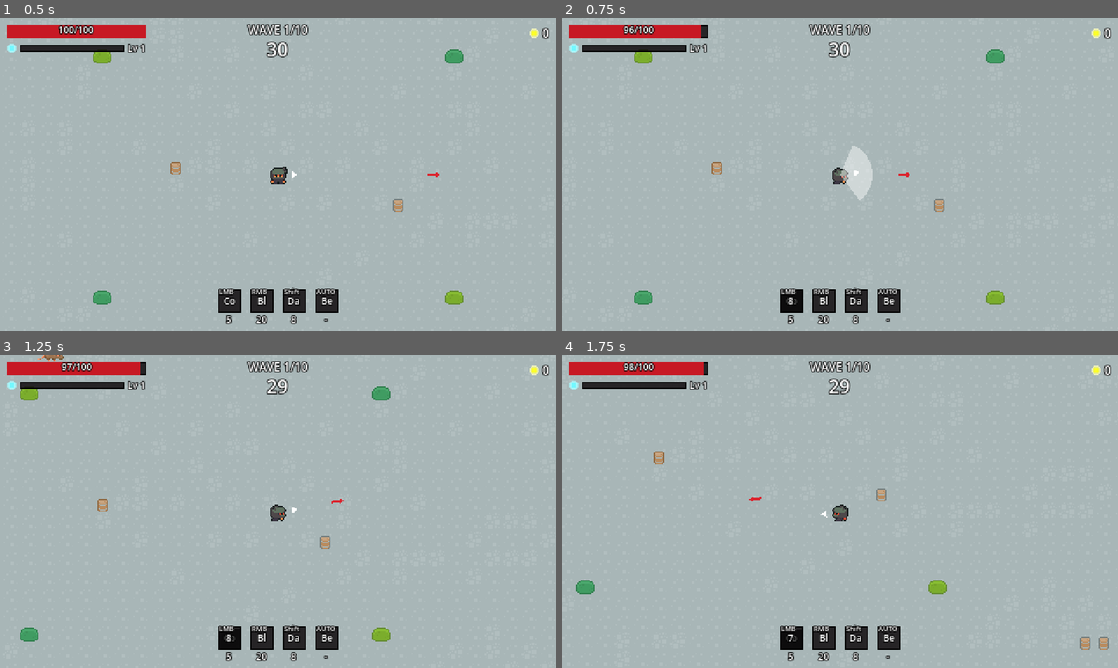
Above: before the commit, frames 1-4 (two rows, left to right).
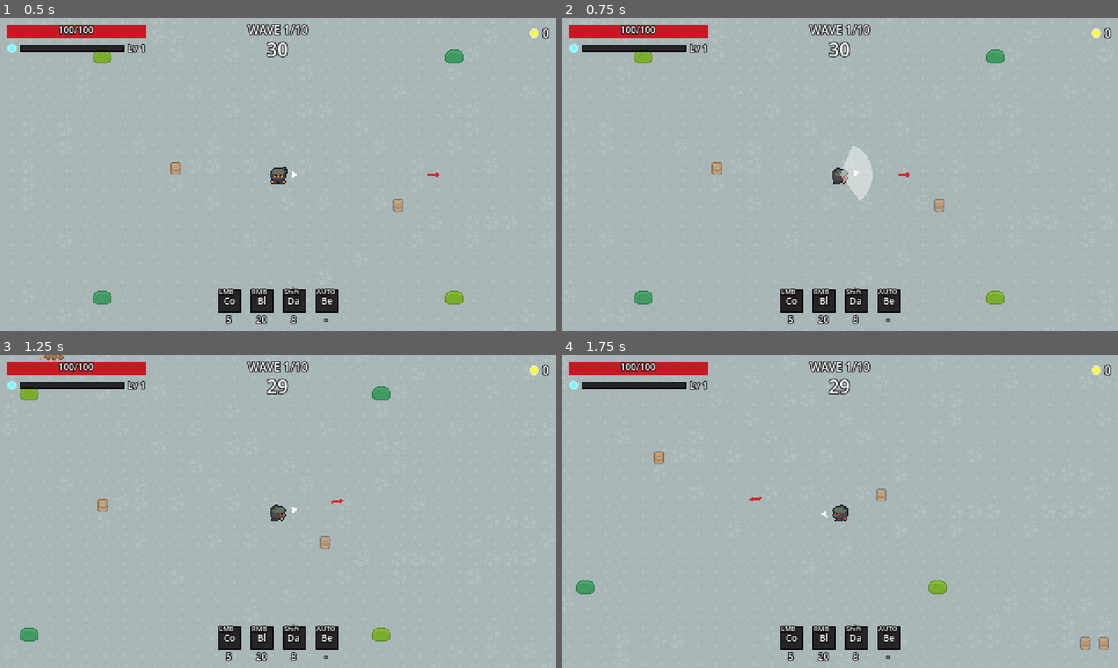
Above: after the commit, the same moments.

Repository: okkalinardi/red-tithe
Game: Godot game, scene res://scenes/main/main.tscn
The game is run twice, just before and just after one commit, with the same random seed, the same clock (stepped at 60 frames per second) and the same inputs.
Inputs (mouse positions are in pixels of both pictures, inside the frame that each line leads up to):
- Up to frame 1 (0.5 s): no input
- Up to frame 2 (0.75 s): move the mouse to (962, 158) at 0.52 s; hold D (move_right) from 0.53 s (still down); tap Shift at 0.6 s; click (962, 158) at 0.67 s
- Up to frame 3 (1.25 s): keep holding D (move_right)
- Up to frame 4 (1.75 s): move the mouse to (728, 527) at 1.27 s; release D (move_right) at 1.28 s; hold S (move_down) from 1.28 s (still down); tap F at 1.35 s; click (728, 527) at 1.42 s

Frame 1 is identical in both runs. In frame 2, 0.4% of the frame differs, in the area x 10-44%, y 2-94%; in frame 3, 0.4%; in frame 4, 0.4%.

Commit message:
[Claude] Implement skills 1 and 2

Diff:
--- a/data/enemies/carrion_crow.tres
+++ b/data/enemies/carrion_crow.tres
@@ -375,6 +375,7 @@
 move_speed = 55.0
 contact_damage = 4.0
 contact_interval = 0.5
+is_boss = false
 xp_reward = 2
 gold_reward = 2
 body_radius = 4.0
--- a/data/enemies/gutter_rat.tres
+++ b/data/enemies/gutter_rat.tres
@@ -132,6 +132,7 @@
 move_speed = 55.0
 contact_damage = 8.0
 contact_interval = 0.5
+is_boss = false
 xp_reward = 1
 gold_reward = 1
 body_radius = 5.0
--- a/data/enemies/stray.tres
+++ b/data/enemies/stray.tres
@@ -235,6 +235,7 @@
 move_speed = 45.0
 contact_damage = 6.0
 contact_interval = 0.5
+is_boss = false
 xp_reward = 2
 gold_reward = 2
 body_radius = 6.0
--- a/data/skills/blood_splatter.tres
+++ b/data/skills/blood_splatter.tres
@@ -1,10 +1,12 @@
-[gd_resource type="Resource" script_class="SkillData" load_steps=2 format=3]
+[gd_resource type="Resource" script_class="SkillData" load_steps=3 format=3]
 
 [ext_resource type="Script" path="res://scripts/resources/skill_data.gd" id="1_data"]
+[ext_resource type="PackedScene" path="res://scenes/skills/blood_splatter_skill.tscn" id="2_scene"]
 
 [resource]
 script = ExtResource("1_data")
 id = &"blood_splatter"
+skill_scene = ExtResource("2_scene")
 display_name = "Blood Splatter"
 description = "Damage every enemy around you. Scales with INT."
 input_action = &"skill_2"
--- a/data/skills/consume.tres
+++ b/data/skills/consume.tres
@@ -1,10 +1,12 @@
-[gd_resource type="Resource" script_class="SkillData" load_steps=2 format=3]
+[gd_resource type="Resource" script_class="SkillData" load_steps=3 format=3]
 
 [ext_resource type="Script" path="res://scripts/resources/skill_data.gd" id="1_data"]
+[ext_resource type="PackedScene" path="res://scenes/skills/consume_skill.tscn" id="2_scene"]
 
 [resource]
 script = ExtResource("1_data")
 id = &"consume"
+skill_scene = ExtResource("2_scene")
 display_name = "Consume"
 description = "Instantly kill the nearest enemy within reach and heal. Does not work on the Rat King."
 input_action = &"skill_1"
--- /dev/null
+++ b/scenes/skills/blood_splatter_skill.gd
@@ -0,0 +1,67 @@
+class_name BloodSplatterSkill
+extends Skill
+## Blood Splatter: damages every enemy within reach of the caster.
+##
+## Damage = base value x magic damage (INT) x the level multiplier (+20% per
+## level). It crits only if the skill data has can_crit, which no skill has
+## in v1.0. Casting with no enemy in reach is allowed; it is the player's call.
+## The effect drawn here is a placeholder until the skill effect art exists.
+
+## Seconds the placeholder effect stays on screen.
+@export var effect_time: float = 0.22
+@export var effect_color: Color = Color(0.86, 0.14, 0.18, 1.0)
+
+## Replace with a seeded generator to make crits repeatable in tests.
+var rng: RandomNumberGenerator = RandomNumberGenerator.new()
+
+var _effect_left: float = 0.0
+
+
+func _ready() -> void:
+	set_process(false)
+
+
+func _process(delta: float) -> void:
+	_effect_left -= delta
+	if _effect_left <= 0.0:
+		set_process(false)
+	queue_redraw()
+
+
+## Damage of one hit at the current level and stats, before crit.
+func get_damage() -> float:
+	return data.get_value(level) * caster.stats.magic_damage_multiplier
+
+
+## Every enemy a cast would hit now.
+func find_targets() -> Array[Enemy]:
+	var origin: Vector2 = caster.global_position
+	var targets: Array[Enemy] = []
+	for enemy: Enemy in Enemy.active:
+		if not enemy.health.is_alive():
+			continue
+		var gap: float = origin.distance_to(enemy.global_position) - enemy.data.hurtbox_radius
+		if gap <= data.reach:
+			targets.append(enemy)
+	return targets
+
+
+func _activate() -> void:
+	var damage: float = get_damage()
+	# Collected first: a kill despawns the enemy and changes Enemy.active.
+	for enemy: Enemy in find_targets():
+		var is_crit: bool = data.can_crit and rng.randf() < caster.stats.crit_chance
+		var dealt: float = damage * caster.stats.crit_damage_multiplier if is_crit else damage
+		enemy.hurtbox.take_hit(dealt, is_crit)
+	_effect_left = effect_time
+	set_process(true)
+	queue_redraw()
+
+
+func _draw() -> void:
+	if _effect_left <= 0.0:
+		return
+	var t: float = clampf(_effect_left / effect_time, 0.0, 1.0)
+	var radius: float = data.reach * lerpf(1.0, 0.6, t)
+	draw_circle(Vector2.ZERO, radius, Color(effect_color, 0.35 * t))
+	draw_arc(Vector2.ZERO, radius, 0.0, TAU, 24, Color(effect_color, t), 1.5)
--- /dev/null
+++ b/scenes/skills/blood_splatter_skill.tscn
@@ -0,0 +1,6 @@
+[gd_scene load_steps=2 format=3]
+
+[ext_resource type="Script" path="res://scenes/skills/blood_splatter_skill.gd" id="1_skill"]
+
+[node name="BloodSplatterSkill" type="Node2D"]
+script = ExtResource("1_skill")
--- /dev/null
+++ b/scenes/skills/consume_skill.gd
@@ -0,0 +1,78 @@
+class_name ConsumeSkill
+extends Skill
+## Consume: instantly kills the nearest enemy within reach and heals the
+## caster. Bosses are skipped. With nothing in reach the cast is refused, so
+## no HP is wasted.
+##
+## Heal = (base value + STR + VIT) x the level multiplier (+20% per level).
+## The kill counts as a normal kill: XP, gold and the kill counter all apply.
+## The effect drawn here is a placeholder until the skill effect art exists.
+
+## Seconds the placeholder effect stays on screen.
+@export var effect_time: float = 0.25
+@export var effect_color: Color = Color(0.86, 0.14, 0.18, 1.0)
+
+var _effect_left: float = 0.0
+var _effect_target: Vector2 = Vector2.ZERO
+
+
+func _ready() -> void:
+	set_process(false)
+
+
+func _process(delta: float) -> void:
+	_effect_left -= delta
+	if _effect_left <= 0.0:
+		set_process(false)
+	queue_redraw()
+
+
+## HP restored by one cast at the current level and stats.
+func get_heal() -> float:
+	var stats: StatBlock = caster.stats
+	return (data.base_value + stats.strength + stats.vitality) * data.get_level_multiplier(level)
+
+
+## The enemy a cast would consume now, or null.
+func find_target() -> Enemy:
+	var origin: Vector2 = caster.global_position
+	var best: Enemy = null
+	var best_gap: float = INF
+	for enemy: Enemy in Enemy.active:
+		if enemy.data.is_boss or not enemy.health.is_alive():
+			continue
+		# Measured to the edge of the enemy's hurtbox, so big enemies are not
+		# harder to reach than small ones.
+		var gap: float = origin.distance_to(enemy.global_position) - enemy.data.hurtbox_radius
+		if gap <= data.reach and gap < best_gap:
+			best = enemy
+			best_gap = gap
+	return best
+
+
+func can_activate() -> bool:
+	return find_target() != null
+
+
+func _activate() -> void:
+	var target: Enemy = find_target()
+	if target == null:
+		return
+	_effect_target = target.global_position
+	target.health.kill()
+	caster.health.heal(get_heal())
+	_effect_left = effect_time
+	set_process(true)
+	queue_redraw()
+
+
+func _draw() -> void:
+	if _effect_left <= 0.0:
+		return
+	var t: float = clampf(_effect_left / effect_time, 0.0, 1.0)
+	var color := Color(effect_color, t)
+	var target: Vector2 = to_local(_effect_target)
+	# Blood drawn from the victim to the caster.
+	draw_line(target, Vector2.ZERO, color, 2.0)
+	draw_circle(target, 6.0 * t, color)
+	draw_arc(Vector2.ZERO, 10.0 * (1.0 - t) + 4.0, 0.0, TAU, 16, color, 1.0)
--- /dev/null
+++ b/scenes/skills/consume_skill.tscn
@@ -0,0 +1,6 @@
+[gd_scene load_steps=2 format=3]
+
+[ext_resource type="Script" path="res://scenes/skills/consume_skill.gd" id="1_skill"]
+
+[node name="ConsumeSkill" type="Node2D"]
+script = ExtResource("1_skill")
--- a/scripts/components/health_component.gd
+++ b/scripts/components/health_component.gd
@@ -120,6 +120,19 @@
 	return dealt
 
 
+## Kills outright, ignoring HP, defense, invincibility and
+## [member lethal_hit_handler]. For instant-kill effects such as Consume.
+## Returns false if already dead.
+func kill() -> bool:
+	if _is_dead:
+		return false
+	_set_hp(0.0)
+	_is_dead = true
+	_update_processing()
+	died.emit()
+	return true
+
+
 ## True if [method spend_hp] would succeed for [param cost].
 func can_spend(cost: float) -> bool:
 	return not _is_dead and (cost <= 0.0 or current_hp - cost >= _MIN_HP_AFTER_SPEND)
--- a/scripts/resources/enemy_data.gd
+++ b/scripts/resources/enemy_data.gd
@@ -20,6 +20,9 @@
 @export var contact_damage: float = 8.0
 ## Seconds before the same target can be touched again.
 @export var contact_interval: float = 0.5
+
+## A boss is immune to instant kills such as Consume.
+@export var is_boss: bool = false
 
 @export_group("Rewards")
 @export var xp_reward: int = 1
--- a/tests/test_health_component.gd
+++ b/tests/test_health_component.gd
@@ -21,6 +21,7 @@
 	_test_spend_hp()
 	_test_death()
 	_test_lethal_hit_handler()
+	_test_kill()
 	_test_hit_flash()
 	await _test_player_wiring()
 	print("HealthComponent tests: %d checks, %d failed" % [_checks, _failures])
@@ -191,6 +192,19 @@
 	_advance(h, 0.6)
 	h.take_damage(999.0)
 	_check("dies when the handler refuses", _died_count, 1)
+
+
+func _test_kill() -> void:
+	var h: HealthComponent = _new_health()
+	h.invincibility_time = 0.5
+	h.take_damage(10.0)
+	h.lethal_hit_handler = func() -> bool: return true
+	_check("kill works during i-frames and past the lethal hook", float(h.kill()), 1.0)
+	_check("killed: hp is 0", h.current_hp, 0.0)
+	_check("killed: died emitted once", _died_count, 1)
+	_check("killed: not alive", float(h.is_alive()), 0.0)
+	_check("killing the dead does nothing", float(h.kill()), 0.0)
+	_check("died not emitted again", _died_count, 1)
 
 
 func _test_hit_flash() -> void:
--- a/tests/test_skill_system.gd
+++ b/tests/test_skill_system.gd
@@ -21,6 +21,7 @@
 var _refusals: Array[int] = []
 var _casts: Array[int] = []
 var _ended: Array[int] = []
+var _scene_unlocks_all: bool = false
 
 
 func _ready() -> void:
@@ -41,6 +42,10 @@
 func _new_player() -> Player:
 	var player: Player = _PLAYER_SCENE.instantiate() as Player
 	player.position = Vector2(5000, 5000)
+	# Remember how the scene is saved, then test from locked skills anyway.
+	var holder: SkillHolder = player.get_node("Skills") as SkillHolder
+	_scene_unlocks_all = holder.unlock_all_on_start
+	holder.unlock_all_on_start = false
 	add_child(player)
 	await get_tree().physics_frame
 	player.weapons.firing_enabled = false
@@ -106,7 +111,7 @@
 	var skills: SkillHolder = player.skills
 	_check("the player has 4 skill slots", skills.get_slot_count(), 4)
 	_check("slots are in GDD order", float(skills.get_skill_data(0) == _CONSUME and skills.get_skill_data(3) == _BERSERK), 1.0)
-	_check("the shipped player does not unlock everything", float(skills.unlock_all_on_start), 0.0)
+	_check("the shipped player does not unlock everything (untick Player/Skills unlock_all_on_start)", float(_scene_unlocks_all), 0.0)
 	for slot: int in 4:
 		_check("slot %d starts locked" % slot, skills.get_level(slot), 0)
 	_refusals.clear()
@@ -212,18 +217,20 @@
 	release.pressed = false
 	skills._unhandled_input(release)
 	_check("releasing a button does not cast", _casts.size(), 0)
+	_refusals.clear()
 	skills._unhandled_input(_mouse(MOUSE_BUTTON_LEFT))
+	_check("left mouse tries Consume (refused: nothing in reach)", float(_same(_refusals, [SkillHolder.CastResult.NO_TARGET])), 1.0)
 	skills._unhandled_input(_key(KEY_SHIFT, false))
-	_check("left mouse and left Shift cast Consume and Dash", float(_same(_casts, [CONSUME, DASH])), 1.0)
+	_check("left Shift casts Dash", float(_same(_casts, [DASH])), 1.0)
 	var right_shift := _key(KEY_SHIFT, false)
 	right_shift.location = KEY_LOCATION_RIGHT
 	skills._unhandled_input(right_shift)
-	_check("right Shift does not dash", float(_same(_casts, [CONSUME, DASH])), 1.0)
+	_check("right Shift does not dash", float(_same(_casts, [DASH])), 1.0)
 	var walk_while_dashing := _key(KEY_W, false)
 	walk_while_dashing.shift_pressed = true
 	_check("holding Shift does not block walking", float(walk_while_dashing.is_action_pressed(&"move_up")), 1.0)
 	skills._unhandled_input(_key(KEY_F, false))
-	_check("no key casts Berserk", float(_same(_casts, [CONSUME, DASH])), 1.0)
+	_check("no key casts Berserk", float(_same(_casts, [DASH])), 1.0)
 	for slot: int in 4:
 		skills.reset_cooldown(slot)
 	_set_hp(player, 100.0)
--- /dev/null
+++ b/tests/test_skills_consume_splatter.gd
@@ -0,0 +1,222 @@
+extends Node
+## Regression test for skills 1 and 2: Consume and Blood Splatter. Run this
+## scene (F6) and read the Output panel. Casts are synchronous, so it
+## finishes in about a second.
+
+const _PLAYER_SCENE: PackedScene = preload("res://scenes/player/player.tscn")
+const _RAT: EnemyData = preload("res://data/enemies/gutter_rat.tres")
+const _ORIGIN: Vector2 = Vector2(3000, 3000)
+const CONSUME: int = 0
+const SPLATTER: int = 1
+
+var _failures: int = 0
+var _checks: int = 0
+var _player: Player
+var _kills: int = 0
+
+
+func _ready() -> void:
+	Pools.set_host(self)
+	Events.enemy_died.connect(func(_data: EnemyData, _at: Vector2) -> void: _kills += 1)
+	await _setup()
+	_test_consume_needs_a_target()
+	await _test_consume_kills_nearest_and_heals()
+	await _test_consume_reach()
+	await _test_consume_skips_bosses()
+	await _test_consume_scaling()
+	await _test_splatter_area()
+	await _test_splatter_scaling()
+	await _test_splatter_no_crit()
+	await _test_effects()
+	print("Consume and Blood Splatter tests: %d checks, %d failed" % [_checks, _failures])
+
+
+func _setup() -> void:
+	_player = _PLAYER_SCENE.instantiate() as Player
+	_player.position = _ORIGIN
+	# Whatever the scene is saved with, this test starts with every skill locked.
+	(_player.get_node("Skills") as SkillHolder).unlock_all_on_start = false
+	add_child(_player)
+	await get_tree().physics_frame
+	_player.weapons.firing_enabled = false
+	_player.collector.disable()
+	_player.set_physics_process(false)
+	_player.get_node("Hurtbox").process_mode = Node.PROCESS_MODE_DISABLED
+	# No regen, so HP changes are exactly cost and heal.
+	_player.health.process_mode = Node.PROCESS_MODE_DISABLED
+	_player.skills.learn(CONSUME)
+	_player.skills.learn(SPLATTER)
+
+
+func _reset(hp: float = 50.0) -> void:
+	_player.health.current_hp = hp
+	for slot: int in _player.skills.get_slot_count():
+		_player.skills.reset_cooldown(slot)
+	_kills = 0
+
+
+func _clear() -> void:
+	Enemy.despawn_all()
+	await get_tree().physics_frame
+	await get_tree().physics_frame
+
+
+func _rat(offset: Vector2, hp_multiplier: float = 1.0, data: EnemyData = _RAT) -> Enemy:
+	var rat: Enemy = Enemy.spawn(data, _ORIGIN + offset, _player, hp_multiplier)
+	rat.set_physics_process(false)
+	return rat
+
+
+func _test_consume_needs_a_target() -> void:
+	_reset()
+	_check("with nothing in reach Consume is refused", _player.skills.try_cast(CONSUME), SkillHolder.CastResult.NO_TARGET)
+	_check("a refused Consume costs nothing", _player.health.current_hp, 50.0)
+	_check("a refused Consume has no cooldown", _player.skills.get_cooldown_left(CONSUME), 0.0)
+
+
+func _test_consume_kills_nearest_and_heals() -> void:
+	_reset()
+	var near: Enemy = _rat(Vector2(15, 0))
+	var far: Enemy = _rat(Vector2(-28, 0))
+	var tough: Enemy = _rat(Vector2(0, 200), 50.0)
+	_check("Consume casts with a rat in reach", _player.skills.try_cast(CONSUME), SkillHolder.CastResult.OK)
+	_check("the nearest rat is consumed", float(Enemy.active.has(near)), 0.0)
+	_check("the farther rat survives", float(Enemy.active.has(far) and far.health.current_hp == far.health.max_hp), 1.0)
+	_check("the kill counts as a kill (XP, gold)", _kills, 1)
+	_check("HP: -5 cost, +10 heal at 0 STR/VIT", _player.health.current_hp, 55.0)
+	_check("cooldown 8 s", _player.skills.get_cooldown_left(CONSUME), 8.0)
+	# A kill ignores HP entirely.
+	tough.global_position = _ORIGIN + Vector2(10, 0)
+	far.global_position = _ORIGIN + Vector2(-31, 0)
+	_player.skills.reset_cooldown(CONSUME)
+	_player.skills.try_cast(CONSUME)
+	_check("a rat with 50x HP still dies outright", float(Enemy.active.has(tough)), 0.0)
+	await _clear()
+
+
+func _test_consume_reach() -> void:
+	_reset()
+	var edge: float = 32.0 + _RAT.hurtbox_radius
+	var rat: Enemy = _rat(Vector2(edge + 2.0, 0))
+	_check("just beyond reach (edge to edge) is refused", _player.skills.try_cast(CONSUME), SkillHolder.CastResult.NO_TARGET)
+	rat.global_position = _ORIGIN + Vector2(edge - 1.0, 0)
+	_check("just inside reach is consumed", _player.skills.try_cast(CONSUME), SkillHolder.CastResult.OK)
+	await _clear()
+
+
+func _test_consume_skips_bosses() -> void:
+	_reset()
+	var boss_data: EnemyData = _RAT.duplicate() as EnemyData
+	boss_data.is_boss = true
+	var boss: Enemy = _rat(Vector2(8, 0), 1.0, boss_data)
+	_check("a boss alone in reach is refused", _player.skills.try_cast(CONSUME), SkillHolder.CastResult.NO_TARGET)
+	_check("the boss is untouched", float(boss.health.current_hp == boss.health.max_hp), 1.0)
+	var rat: Enemy = _rat(Vector2(-25, 0))
+	_check("with a rat behind the boss, Consume casts", _player.skills.try_cast(CONSUME), SkillHolder.CastResult.OK)
+	_check("the rat is consumed, not the nearer boss", float(Enemy.active.has(rat) or not Enemy.active.has(boss)), 0.0)
+	await _clear()
+
+
+func _test_consume_scaling() -> void:
+	var skill: ConsumeSkill = _player.skills.get_skill(CONSUME) as ConsumeSkill
+	_check("heal at 0 STR / 0 VIT is 10", skill.get_heal(), 10.0)
+	_player.stats.strength = 5
+	_player.stats.vitality = 10
+	_check("heal = 10 + STR + VIT", skill.get_heal(), 25.0)
+	_player.skills.learn(CONSUME)
+	_player.skills.learn(CONSUME)
+	_check("level 3 adds 40% to the whole heal", skill.get_heal(), 35.0)
+	_reset(50.0)
+	_rat(Vector2(10, 0))
+	_player.skills.try_cast(CONSUME)
+	_check("the cast heals that much", _player.health.current_hp, 50.0 - 5.0 + 35.0)
+	_reset(_player.health.max_hp - 2.0)
+	_rat(Vector2(10, 0))
+	_player.skills.try_cast(CONSUME)
+	_check("healing stops at Max HP", _player.health.current_hp, float(_player.health.max_hp))
+	_player.stats.strength = 0
+	_player.stats.vitality = 0
+	await _clear()
+
+
+func _test_splatter_area() -> void:
+	_reset(80.0)
+	var inside: Enemy = _rat(Vector2(10, 0), 5.0)
+	var at_edge: Enemy = _rat(Vector2(0, 32.0 + _RAT.hurtbox_radius - 1.0), 5.0)
+	var outside: Enemy = _rat(Vector2(-(32.0 + _RAT.hurtbox_radius + 2.0), 0), 5.0)
+	_check("Blood Splatter casts", _player.skills.try_cast(SPLATTER), SkillHolder.CastResult.OK)
+	_check("it cost 20 HP", _player.health.current_hp, 60.0)
+	_check("an enemy inside takes 30", inside.health.max_hp - inside.health.current_hp, 30.0)
+	_check("an enemy at the edge takes 30", at_edge.health.max_hp - at_edge.health.current_hp, 30.0)
+	_check("an enemy outside is untouched", outside.health.max_hp - outside.health.current_hp, 0.0)
+	await _clear()
+	_reset(80.0)
+	for i: int in 3:
+		_rat(Vector2.from_angle(i * 2.0) * 15.0)
+	_player.skills.try_cast(SPLATTER)
+	_check("it can kill several at once, each a kill", _kills, 3)
+	_check("they are gone", Enemy.active.size(), 0)
+	await _clear()
+	_reset(80.0)
+	_check("with nothing in reach it still casts", _player.skills.try_cast(SPLATTER), SkillHolder.CastResult.OK)
+	_check("and still costs 20", _player.health.current_hp, 60.0)
+
+
+func _test_splatter_scaling() -> void:
+	var skill: BloodSplatterSkill = _player.skills.get_skill(SPLATTER) as BloodSplatterSkill
+	_check("damage at 0 INT is 30", skill.get_damage(), 30.0)
+	_player.stats.intelligence = 10
+	_check("INT 10 gives x1.3", skill.get_damage(), 39.0)
+	_player.skills.learn(SPLATTER)
+	_check("level 2 adds 20%", skill.get_damage(), 46.8)
+	_player.stats.strength = 50
+	_check("STR does not change it", skill.get_damage(), 46.8)
+	_player.stats.strength = 0
+	_reset(80.0)
+	var rat: Enemy = _rat(Vector2(10, 0), 5.0)
+	_player.skills.try_cast(SPLATTER)
+	_check("the hit uses the scaled damage (rounded)", rat.health.max_hp - rat.health.current_hp, 47.0)
+	_player.stats.intelligence = 0
+	await _clear()
+
+
+func _test_splatter_no_crit() -> void:
+	var skill: BloodSplatterSkill = _player.skills.get_skill(SPLATTER) as BloodSplatterSkill
+	_player.stats.luck = 999
+	_check("the player always crits weapons now", _player.stats.crit_chance, 1.0)
+	_reset(80.0)
+	var rat: Enemy = _rat(Vector2(10, 0), 5.0)
+	var crits: Array[bool] = []
+	rat.hurtbox.hit_taken.connect(func(_amount: int, is_crit: bool) -> void: crits.append(is_crit))
+	_player.skills.try_cast(SPLATTER)
+	_check("Blood Splatter never crits in v1.0", float(crits == [false]), 1.0)
+	_check("so it deals plain damage", rat.health.max_hp - rat.health.current_hp, roundf(skill.get_damage()))
+	_player.stats.luck = 0
+	await _clear()
+
+
+func _test_effects() -> void:
+	var splatter: BloodSplatterSkill = _player.skills.get_skill(SPLATTER) as BloodSplatterSkill
+	var consume: ConsumeSkill = _player.skills.get_skill(CONSUME) as ConsumeSkill
+	await _wait(30)
+	_check("idle skills do no per-frame work", float(splatter.is_processing() or consume.is_processing()), 0.0)
+	_reset(80.0)
+	_rat(Vector2(10, 0))
+	_player.skills.try_cast(CONSUME)
+	_player.skills.try_cast(SPLATTER)
+	_check("a cast starts the effect", float(splatter.is_processing() and consume.is_processing()), 1.0)
+	await _wait(30)
+	_check("the effects end on their own", float(splatter.is_processing() or consume.is_processing()), 0.0)
+	await _clear()
+
+
+func _check(what: String, actual: float, expected: float, tolerance: float = 0.001) -> void:
+	_checks += 1
+	if absf(actual - expected) > tolerance:
+		_failures += 1
+		print("FAIL  %s: got %s, expected %s" % [what, actual, expected])
+
+
+func _wait(frames: int) -> void:
+	for i: int in frames:
+		await get_tree().process_frame
--- /dev/null
+++ b/tests/test_skills_consume_splatter.tscn
@@ -0,0 +1,6 @@
+[gd_scene load_steps=2 format=3]
+
+[ext_resource type="Script" path="res://tests/test_skills_consume_splatter.gd" id="1_test"]
+
+[node name="TestSkillsConsumeSplatter" type="Node"]
+script = ExtResource("1_test")
Not shown, added: scenes/skills/blood_splatter_skill.gd.uid
Not shown, added: scenes/skills/consume_skill.gd.uid
Not shown, added: tests/test_skills_consume_splatter.gd.uid
